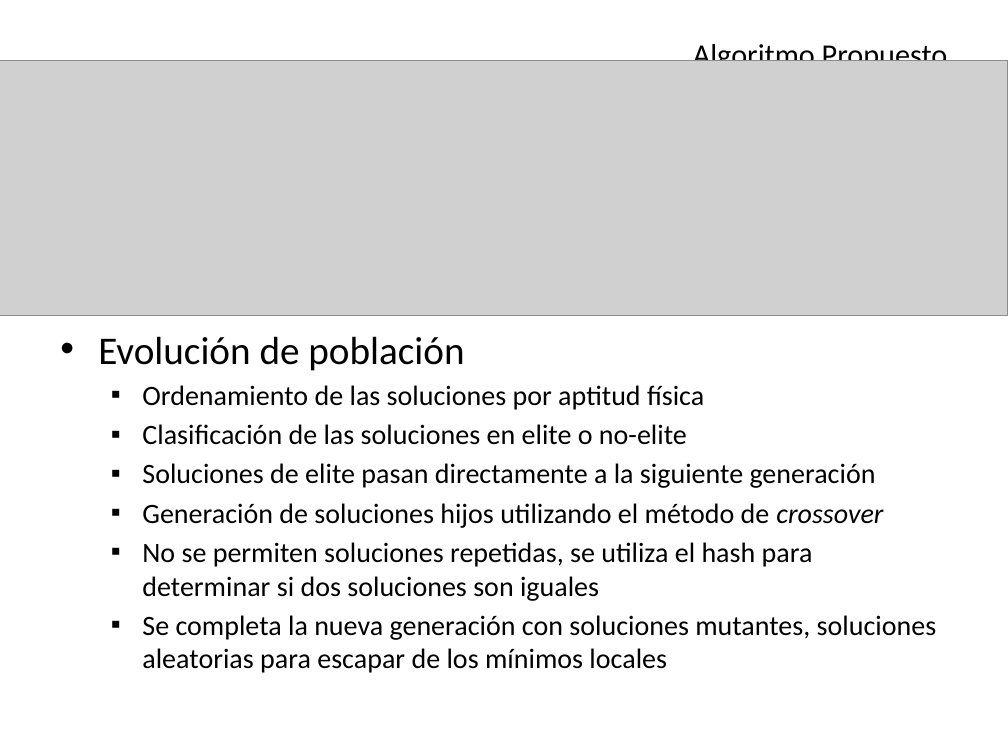
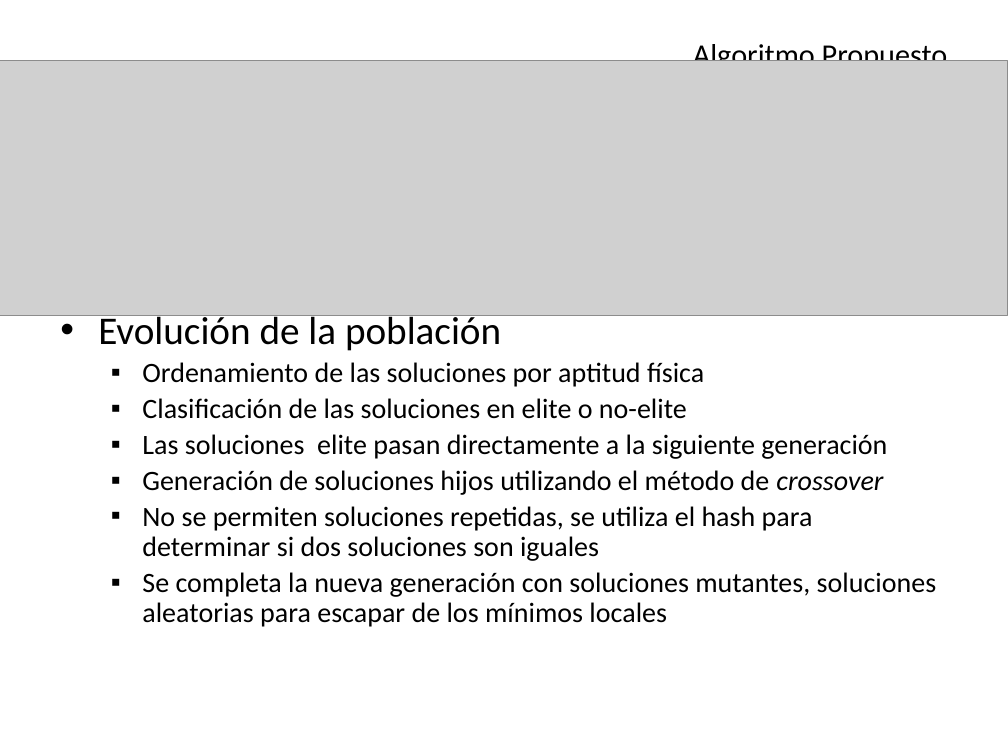
Before and after one commit to Aleitox/TopBrkga, a slide deck: slide 12 of TesisPaper/Defensa/Biased Random Key Genetic Algorithm.pptx. Drawn at 1008x756 pixels with LibreOffice and Linux fonts; fonts in the diff are those of the drawing; grey boxes stand for pictures. Boxes give left, top, right and bottom in pixels: in the first picture for what was removed or moved away, otherwise in the second. Text is boxed around its words. In the diff, an @@ line names an element or a change of style, - is before the commit and + after.

```diff
--- a/TesisPaper/Defensa/Biased Random Key Genetic Algorithm.pptx
+++ b/TesisPaper/Defensa/Biased Random Key Genetic Algorithm.pptx
@@ text at [98, 311, 501, 351]: text changed @@
-• Evolución de población
+• Evolución de la población
@@ text at [142, 362, 937, 627]: line spacing 1 to 0.9 @@
@@ text at [142, 434, 887, 459]: text changed @@
-  ▪ Soluciones de elite pasan directamente a la siguiente generación
+  ▪ Las soluciones elite pasan directamente a la siguiente generación
```
Also in this commit, not shown: 16 other slides changed, 31 other files.
